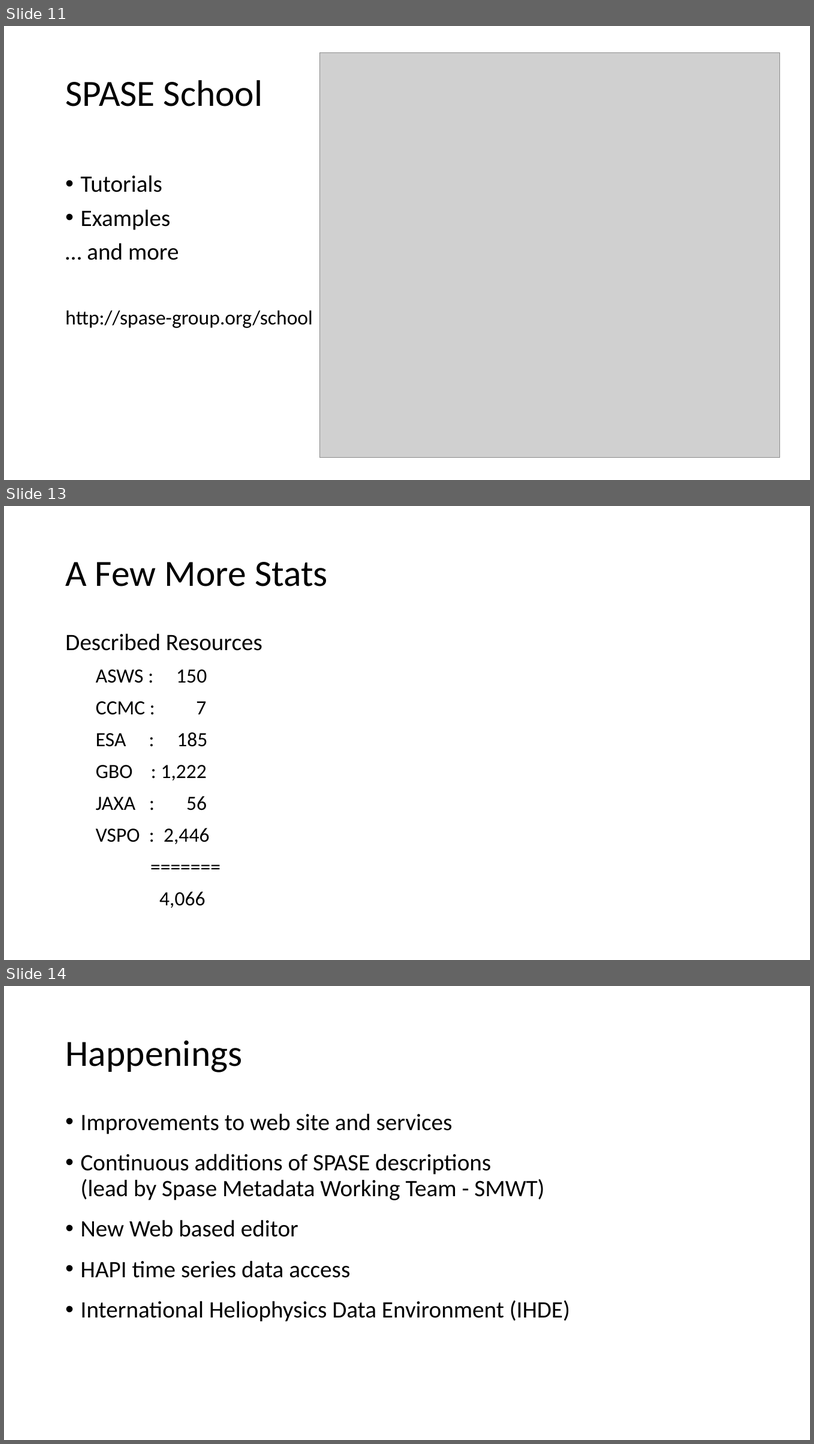
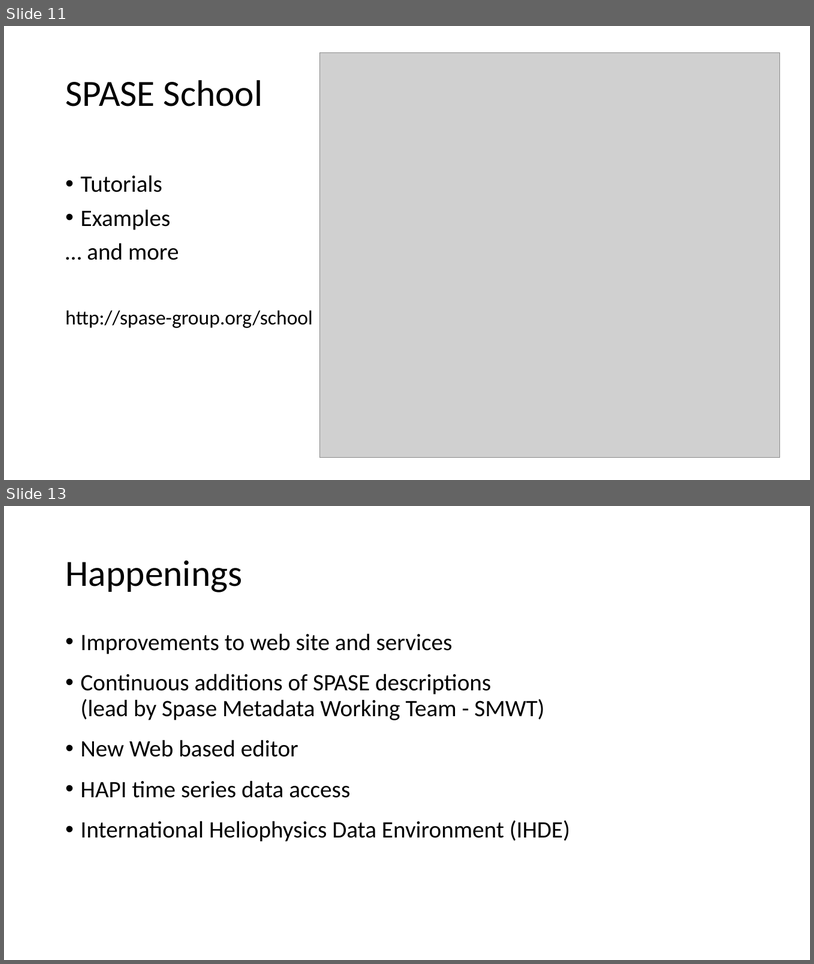
Before and after one commit to hpde/documents, a slide deck: docs/SPASE-Metadata-Model-for-Heliophysics.pptx. Shown one above the other, each under a label of ours: slides 11, 13 and 14 before the commit, slides 11 and 13 after it; the slides between them are not shown. The pictures are 814x1444 and 814x964 pixels, drawn with LibreOffice and Linux fonts; fonts in the diff are those of the drawing; grey boxes stand for pictures. Boxes give left, top, right and bottom in pixels: in the first picture for what was removed or moved away, otherwise in the second. Text is boxed around its words. In the diff, an @@ line names an element or a change of style, - is before the commit and + after.

```diff
--- a/docs/SPASE-Metadata-Model-for-Heliophysics.pptx
+++ b/docs/SPASE-Metadata-Model-for-Heliophysics.pptx
@@ slide 13 removed at [4, 506, 810, 960], background #FFFFFF @@
@@ title removed at [65, 562, 328, 586] @@
-A Few More Stats
@@ text removed at [65, 633, 263, 907] @@
-Described Resources
-  ASWS : 150
-  CCMC : 7
-  ESA : 185
-  GBO : 1,222
-  JAXA : 56
-  VSPO : 2,446
-  =======
-  4,066
@@ what was slide 14 is now slide 13 @@
```
Also in this commit, not shown: 3 slides changed, 8 other files.
